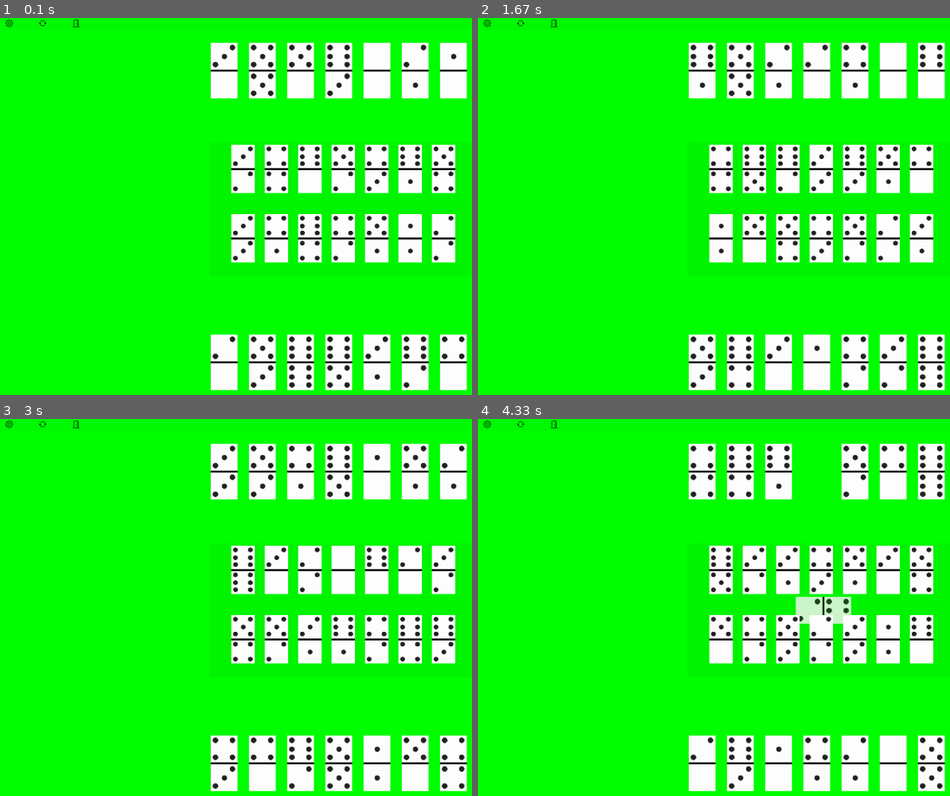
Above: before the commit, frames 1-4 (two rows, left to right).
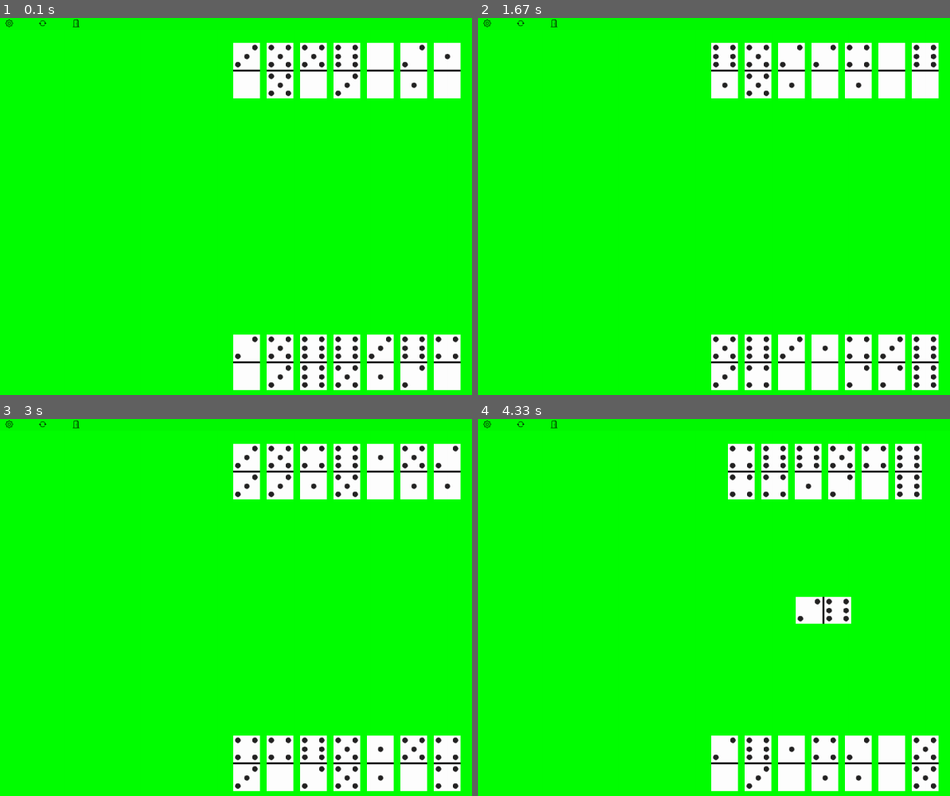
Above: after the commit, the same moments.

Repository: freshAhmed/games-by-pygame
Game: pygame game, started from main.py
Same seed, same stepped clock (60 frames per second), same inputs: the game is played once before the commit and once after it.
Inputs (mouse positions are in pixels of both pictures, inside the frame that each line leads up to):
- Up to frame 1 (0.1 s): no input
- Up to frame 2 (1.67 s): click (822, 70) at 0.38 s; press the mouse at (520, 25) at 0.7 s; move the mouse to (747, 89) at 0.8 s; release the mouse at (outside the picture) at 0.93 s; press the mouse at (520, 25) at 1.03 s; move the mouse to (685, 180) at 1.13 s; release the mouse at (850, 334) at 1.27 s; press the mouse at (520, 25) at 1.37 s; move the mouse to (652, 127) at 1.47 s; release the mouse at (780, 229) at 1.6 s
- Up to frame 3 (3 s): press the mouse at (344, 471) at 1.7 s; move the mouse to (254, 547) at 1.8 s; release the mouse at (169, 626) at 1.93 s; press the mouse at (344, 611) at 2.03 s; move the mouse to (259, 682) at 2.13 s; release the mouse at (174, 754) at 2.27 s; press the mouse at (344, 762) at 2.37 s; move the mouse to (231, 645) at 2.47 s; release the mouse at (113, 524) at 2.6 s; press the mouse at (42, 426) at 2.7 s; move the mouse to (108, 554) at 2.8 s; release the mouse at (174, 679) at 2.93 s
- Up to frame 4 (4.33 s): press the mouse at (520, 426) at 3.03 s; move the mouse to (562, 449) at 3.13 s; release the mouse at (605, 475) at 3.27 s; press the mouse at (520, 426) at 3.37 s; move the mouse to (737, 456) at 3.47 s; release the mouse at (outside the picture) at 3.6 s; press the mouse at (822, 471) at 3.7 s; move the mouse to (865, 569) at 3.8 s; release the mouse at (907, 664) at 3.93 s; press the mouse at (822, 611) at 4.03 s; move the mouse to (808, 588) at 4.13 s; release the mouse at (798, 569) at 4.27 s

The runs differ from the first frame. In frame 1, 18% of the frame differs, in the area x 44-99%, y 6-99%; in frame 2, 18%; in frame 3, 18%; in frame 4, 19%.

Commit message:
add Boneyard.py file to code base

Diff:
--- a/Boneyard.py
+++ b/Boneyard.py
@@ -14,7 +14,7 @@
         self.image=pygame.Surface(self.size)
 
         self.margen=margen
-        self.display=True
+        self.display=display
         self.rect=self.image.get_rect(center=self.pos)
         self.addtiles(sprites)
     def addtiles(self,tiles):
@@ -30,7 +30,8 @@
         self.add(tile)
 
     def render(self,screen,*args,**kwargs):
-    #  if self.display:
+    #  log.info(self.display)s
+     if self.display :
       self.image=pygame.Surface(self.size,pygame.SRCALPHA)
       self.image.fill(self.background)
       screen.blit(self.image,(self.rect.left,self.rect.top,*self.size))
@@ -56,3 +57,15 @@
 
     def removetile(self,tile):
        self.remove(tile)
+
+    def press(self,pos,player,prev_pips):
+       if self.display and self.rect.collidepoint(pos):
+        tile=self.chosetile(pos)
+        if tile is not None:
+         self.removetile(tile)
+         player.deck.addtile(tile)
+         tilepips=tile.getpips()
+         if (tilepips[0]==prev_pips[0] or tilepips[0]==prev_pips[1]) or (tilepips[1]==prev_pips[0] or tilepips[1]==prev_pips[1]):
+          self.display=False
+
+       return player
--- a/player.py
+++ b/player.py
@@ -13,7 +13,8 @@
   self.scale=0.8
   self.dectpips=[]
  def render(self,screen):
-  # pygame.draw.rect(screen,self.background,self.rect)
+
+  self.rearange()
   self.draw(screen)
 
  def addtile(self,tile):
@@ -21,10 +22,10 @@
   tiles=self.sprites()
   xoffset,yoffset=tiles[-1:][0].pos
   tile.updatepos((xoffset+tile.size[0],yoffset))
+  tile.updatescale(self.scale)
+  self.dectpips.append(tile.getpips())
+  self.add(tile)
 
-
-  tile.updatescale(self.scale)
-  self.add(tile)
 
  def addtiles(self, tiles):
   offsetx=self.rect.centerx//1.8
@@ -44,6 +45,7 @@
     self.dectpips.remove(pip)
   self.remove(tile)
 
+
  def chosetile(self,pos):
   tiles=self.sprites()
   for tile in tiles :
@@ -51,8 +53,16 @@
     return tile
   return None
 
-
-
+ def rearange(self):
+  tiles=self.sprites()
+  if len(tiles)>0:
+   total_width=(tiles[0].size[0]*len(tiles))
+   rest_width=abs(self.size[0]-total_width)
+   offsetx=rest_width//2-self.margen[0]*2
+   offsety=self.rect.centery
+   for tile in tiles  :
+    offsetx+=tile.size[0]
+    tile.updatepos((offsetx,offsety))
 
 class Player():
 
@@ -75,3 +85,9 @@
     if (pip[0]==currentpips[0] or pip[1]==currentpips[0] )or (pip[0]==currentpips[1] or pip[1]==currentpips[1] ):
      return True
   return False
+
+ def get_tile(self,pos,prev_pips):
+  if self.deck.rect.collidepoint(pos):
+   if self.checkpips(prev_pips):
+    return self.deck.chosetile(pos)
+  return None
